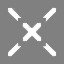
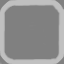
Layer changes from the first w=64, h=64 image to the second:
added layer "Select Cursor copy" above "Attack Cursor" over [0, 0, 64, 64]
hid "Pasted Layer" over [7, 6, 58, 58]
hid "Null Cursor" over [22, 22, 42, 42]
